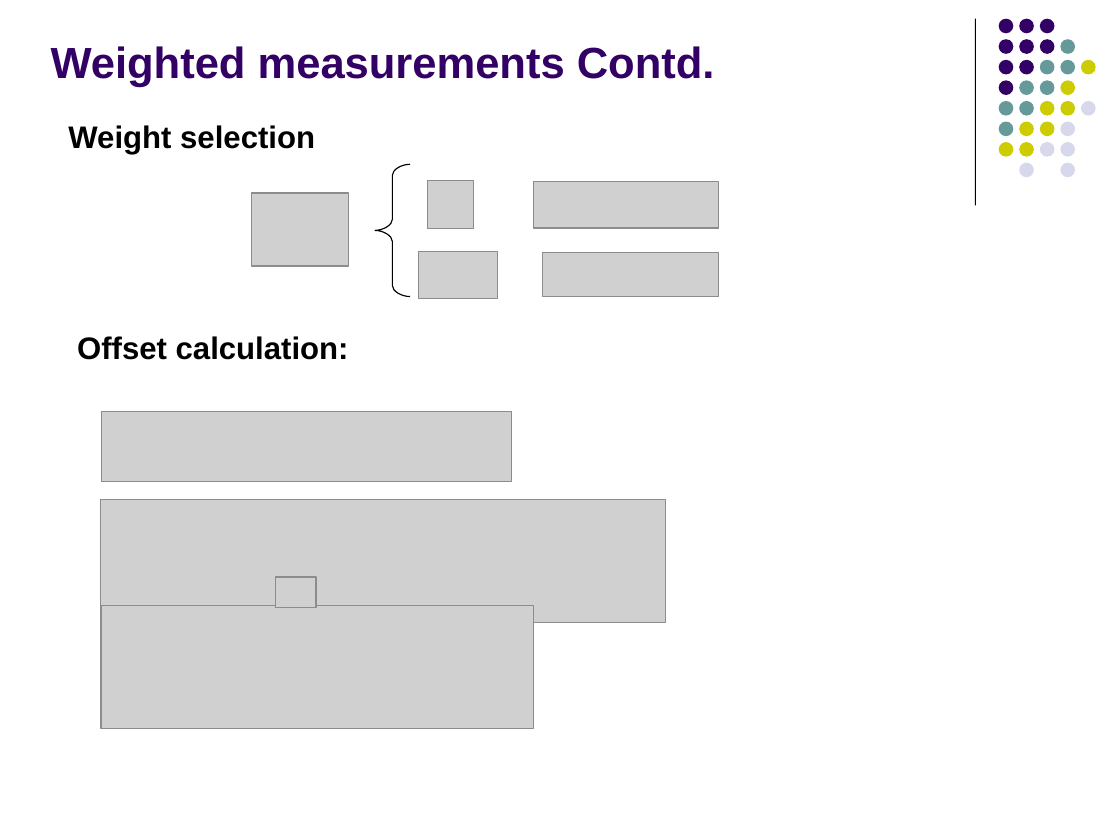
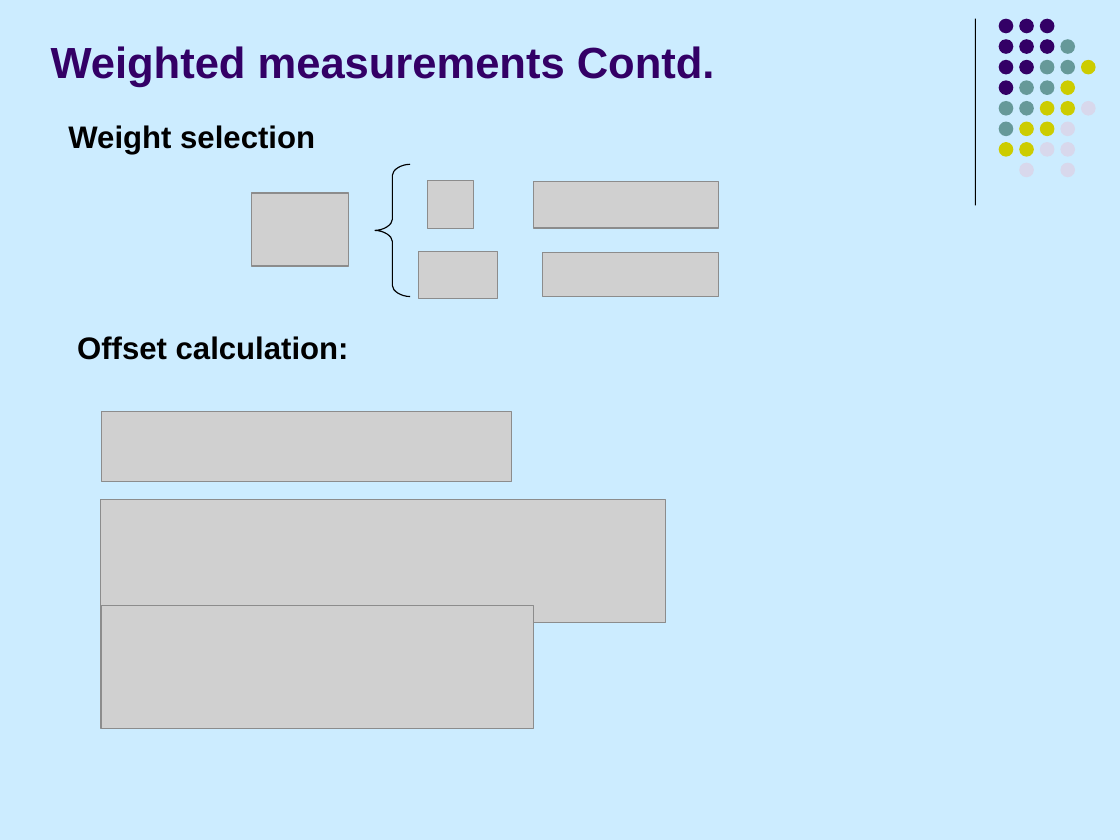
Before and after one commit to fasalex/symposium, a slide deck: slide 24 of Presentation.ppt (slide 23 before the commit). Drawn at 1120x840 pixels with LibreOffice and Linux fonts; fonts in the diff are those of the drawing; grey boxes stand for pictures. Boxes give left, top, right and bottom in pixels: in the first picture for what was removed or moved away, otherwise in the second. Text is boxed around its words. In the diff, an @@ line names an element or a change of style, - is before the commit and + after.

```diff
--- a/Presentation.ppt
+++ b/Presentation.ppt
@@ background #FFFFFF to #CCECFF @@
@@ picture removed at [276, 577, 316, 607] @@
```
Also in this commit, not shown: 41 other slides changed, 1 slide added, 17 other files.
